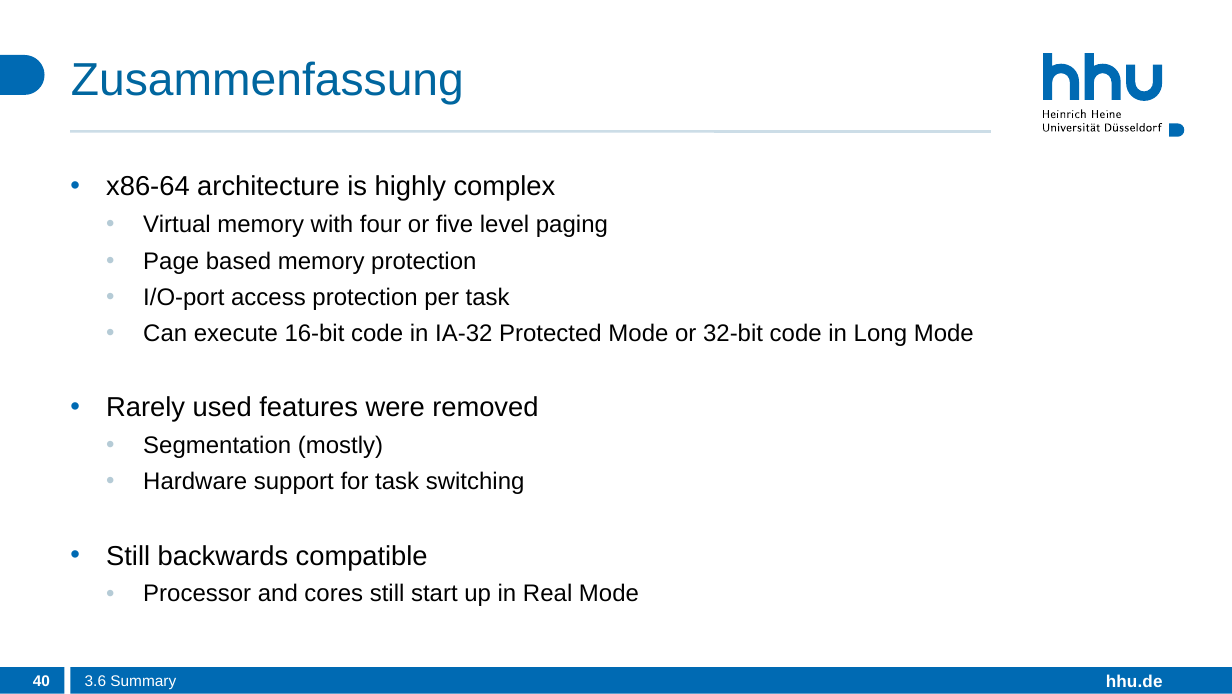
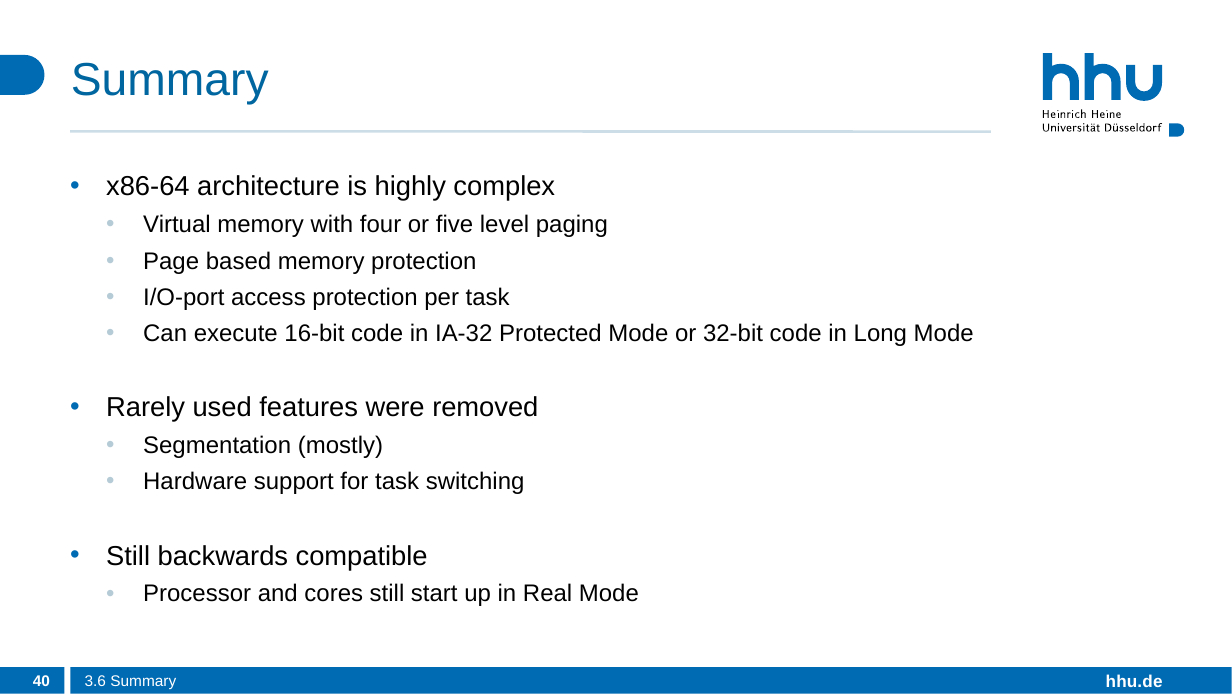
Before and after one commit to Expletiv/HeineOS, a slide deck: slide 40 of slides/lecture3_x86-64.pptx. Drawn at 1232x694 pixels with LibreOffice and Linux fonts; fonts in the diff are those of the drawing. Boxes give left, top, right and bottom in pixels: in the first picture for what was removed or moved away, otherwise in the second. Text is boxed around its words. In the diff, an @@ line names an element or a change of style, - is before the commit and + after.

```diff
--- a/slides/lecture3_x86-64.pptx
+++ b/slides/lecture3_x86-64.pptx
@@ title at box(71, 62, 269, 104): text changed @@
-Zusammenfassung
+Summary
@@ outline redrawn in 3 elements at box(1044, 110, 1050, 117), box(1051, 112, 1056, 118), box(1044, 123, 1163, 132) @@
```
Also in this commit, not shown: 40 other slides changed, 3 other files.
